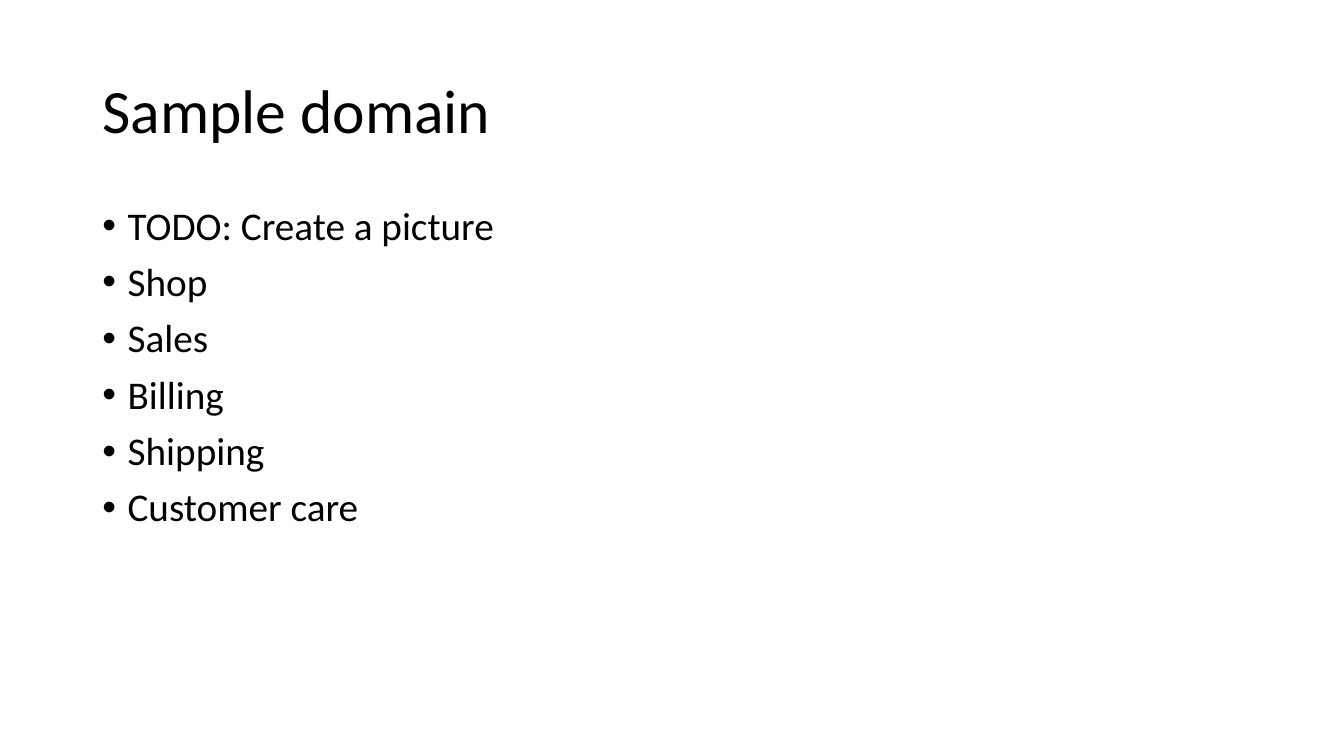
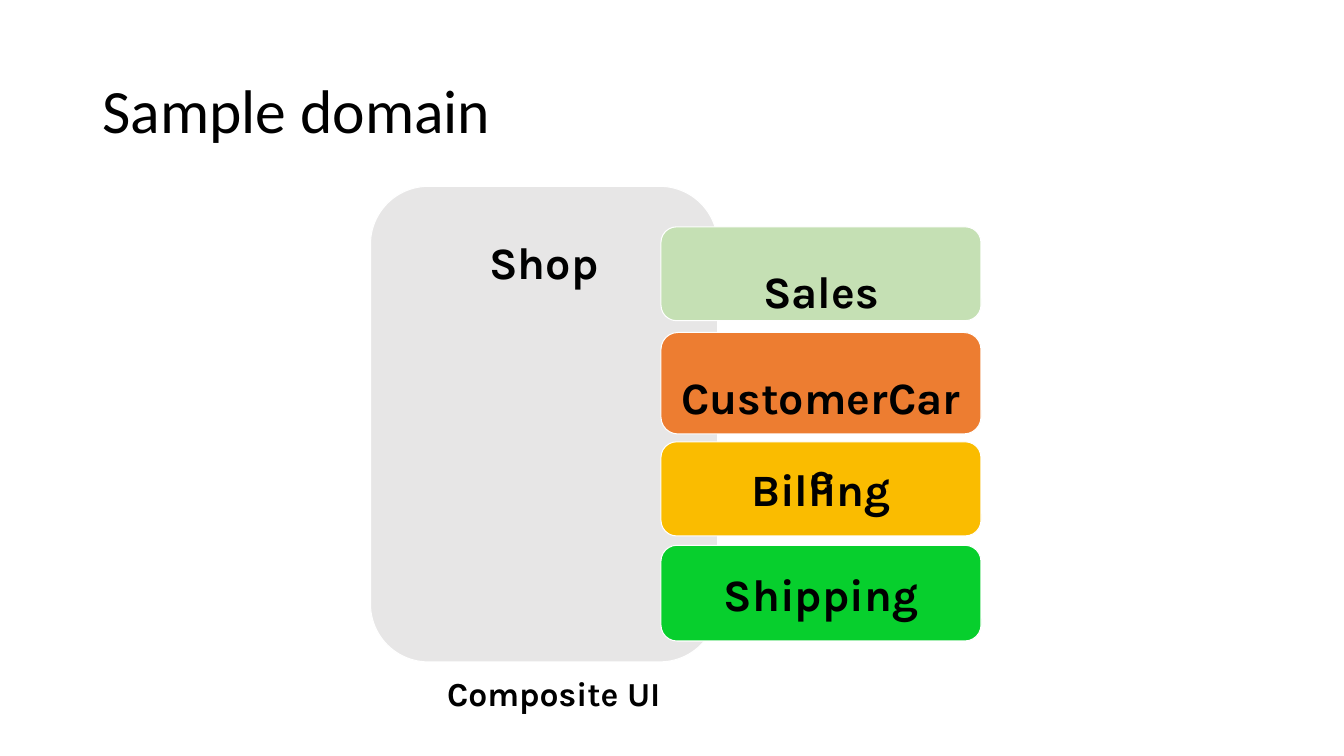
Before and after one commit to Particular/SagaMasterClass, a slide deck: slide 11 of SagaMasterClass.pptx. Drawn at 1344x756 pixels with LibreOffice and Linux fonts; fonts in the diff are those of the drawing. Boxes give left, top, right and bottom in pixels: in the first picture for what was removed or moved away, otherwise in the second. Text is boxed around its words. In the diff, an @@ line names an element or a change of style, - is before the commit and + after.

```diff
--- a/SagaMasterClass.pptx
+++ b/SagaMasterClass.pptx
@@ rounded rectangle added at [371, 187, 718, 662], fill #E7E6E6, outline #FFFFFF 0.75 pt, 32 pt, text #000000, bold @@
+Shop
@@ text removed at [128, 213, 493, 522] @@
-• TODO: Create a picture
-• Shop
-• Sales
-• Billing
-• Shipping
-• Customer care
@@ rounded rectangle added at [661, 227, 982, 321], fill #C5E0B4, outline #FFFFFF 0.75 pt, 32 pt, text #000000, bold @@
+Sales
@@ rounded rectangle added at [661, 333, 982, 435], fill #ED7D31, outline #FFFFFF 0.75 pt, 32 pt, text #000000, bold @@
+CustomerCare
@@ rounded rectangle added at [661, 442, 982, 535], fill #FBBC00, outline #FFFFFF 0.75 pt, 32 pt, text #000000, bold @@
+Billing
@@ rounded rectangle added at [661, 545, 982, 641], fill #07CF2D, outline #FFFFFF 0.75 pt, 32 pt, text #000000, bold @@
+Shipping
@@ text added at [447, 682, 660, 714], 24 pt, text #000000, bold @@
+Composite UI
```
Also in this commit, not shown: 6 other slides changed, 2 slides added, 2 slides removed.
